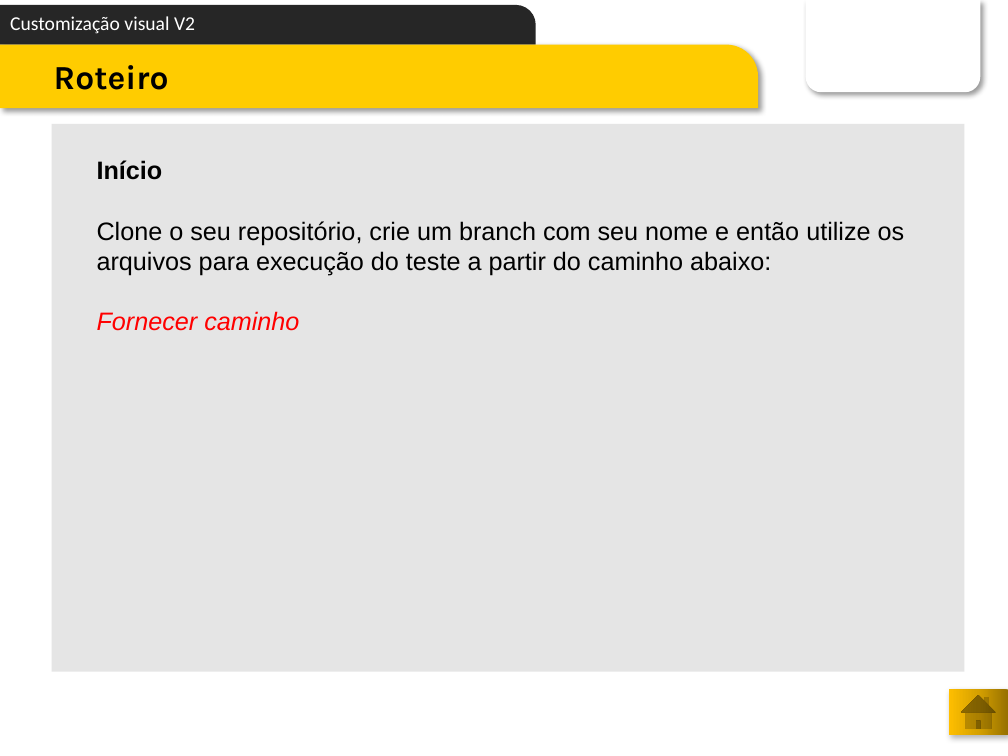
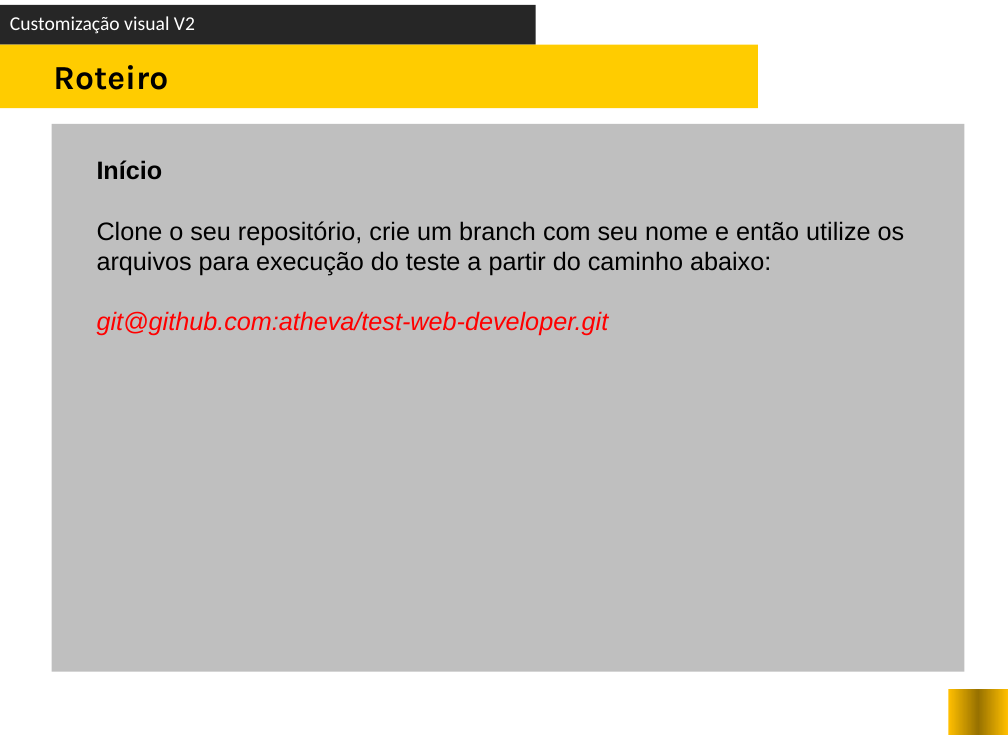
Before and after one commit to atheva/test-web-developer, a slide deck: slide 7 of spec/roteiro/TESTE - desenvolvedor web pleno.pptx. Drawn at 1008x756 pixels with LibreOffice and Linux fonts; fonts in the diff are those of the drawing; background and template pictures are left out. Boxes give left, top, right and bottom in pixels: in the first picture for what was removed or moved away, otherwise in the second. Text is boxed around its words. In the diff, an @@ line names an element or a change of style, - is before the commit and + after.

```diff
--- a/spec/roteiro/TESTE - desenvolvedor web pleno.pptx
+++ b/spec/roteiro/TESTE - desenvolvedor web pleno.pptx
@@ text "Customização visual V2" at (x1=10, y1=16, x2=195, y2=34): indent changed; less space between paragraphs @@
@@ rectangle at (x1=0, y1=5, x2=535, y2=44): round rect to rectangle @@
@@ round same rect removed at (x1=805, y1=0, x2=980, y2=93) @@
@@ rectangle at (x1=0, y1=44, x2=758, y2=108): round rect to rectangle; shadow off @@
@@ text "Roteiro" at (x1=53, y1=65, x2=168, y2=90): indent changed; less space between paragraphs @@
@@ rectangle added at (x1=980, y1=92, x2=1008, y2=183), fill #FFFFFF @@
@@ rectangle at (x1=51, y1=124, x2=964, y2=671): fill #BFBFBF at 40% opacity to #BFBFBF @@
@@ text at (x1=97, y1=311, x2=609, y2=336): text changed @@
-Fornecer caminho
+git@github.com:atheva/test-web-developer.git
@@ action button home removed at (x1=949, y1=689, x2=1008, y2=735) @@
@@ rectangle added at (x1=949, y1=689, x2=1008, y2=735), fill gradient #FFBF00 to #977100 @@
```
Also in this commit, not shown: 9 other slides changed, 1 other file.
